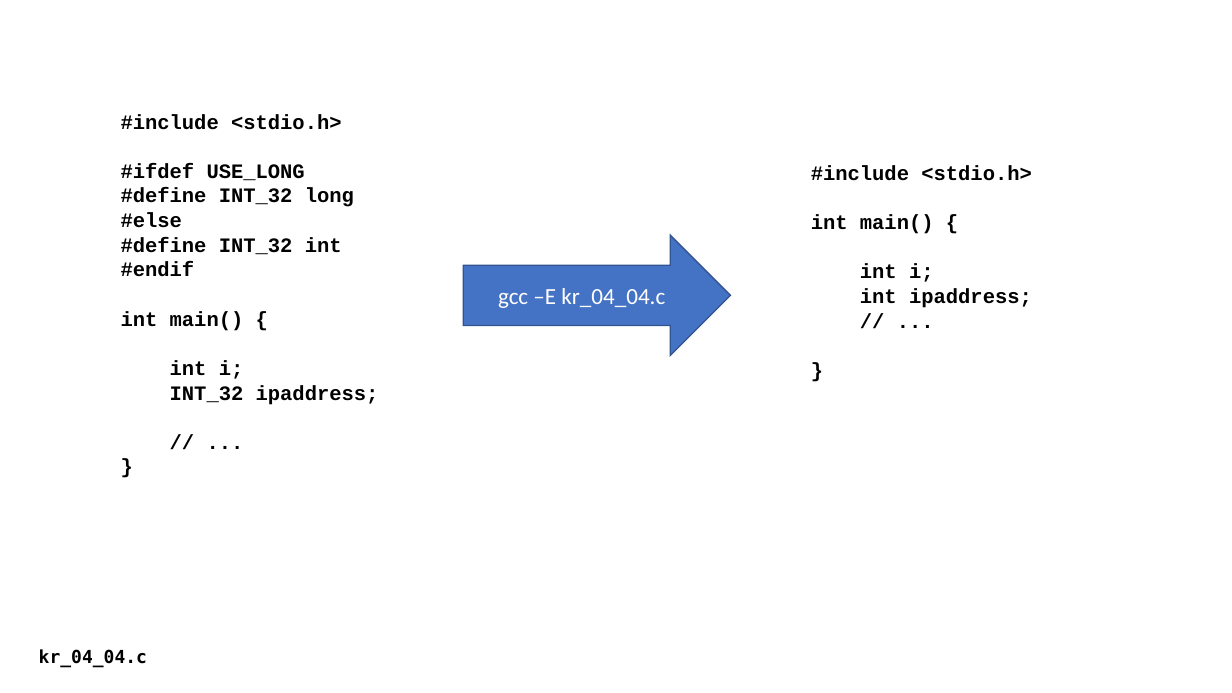
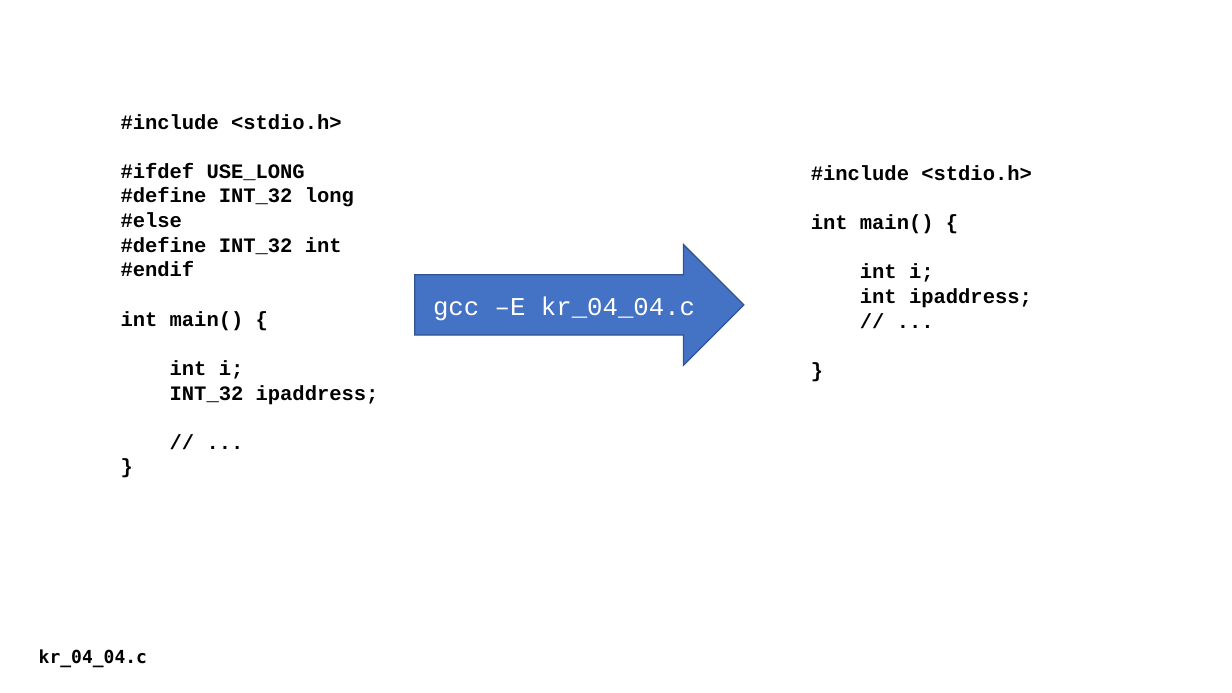
Before and after one commit to csev/cc4e, a slide deck: slide 16 of lectures/KR-4.pptx. Drawn at 1232x693 pixels with LibreOffice and Linux fonts; fonts in the diff are those of the drawing. Boxes give left, top, right and bottom in pixels: in the first picture for what was removed or moved away, otherwise in the second. Text is boxed around its words. In the diff, an @@ line names an element or a change of style, - is before the commit and + after.

```diff
--- a/lectures/KR-4.pptx
+++ b/lectures/KR-4.pptx
@@ right arrow "gcc –E kr_04_04.c": place and size @@
-right arrow "gcc –E kr_04_04.c" at (463,235,730,355)
+right arrow "gcc –E kr_04_04.c" at (415,245,744,365)
@@ right arrow "gcc –E kr_04_04.c" at (415,245,744,365): size 18 to 20 pt, font Calibri to Courier New @@
```
Also in this commit, not shown: 9 other slides changed.
